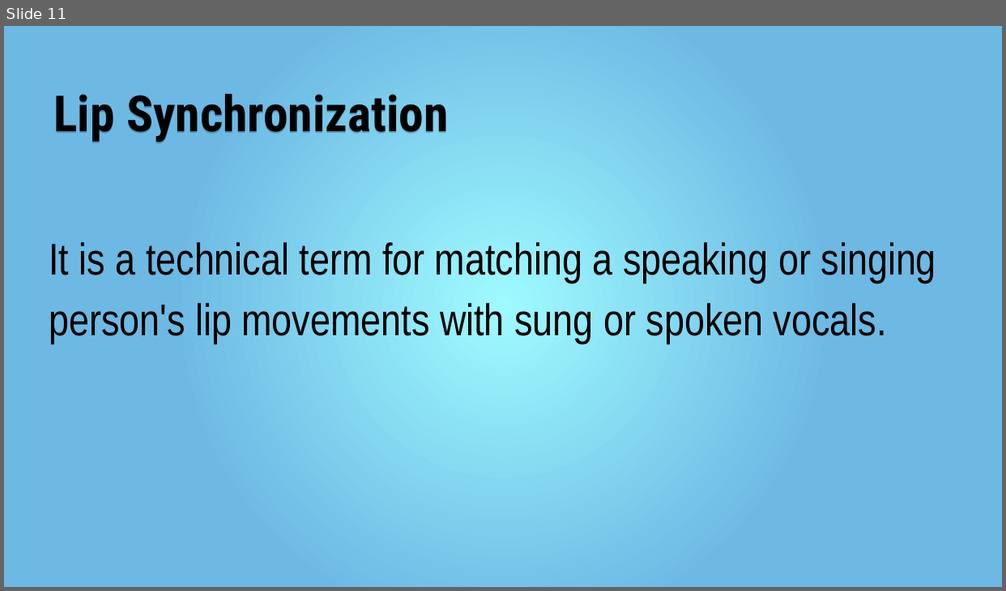
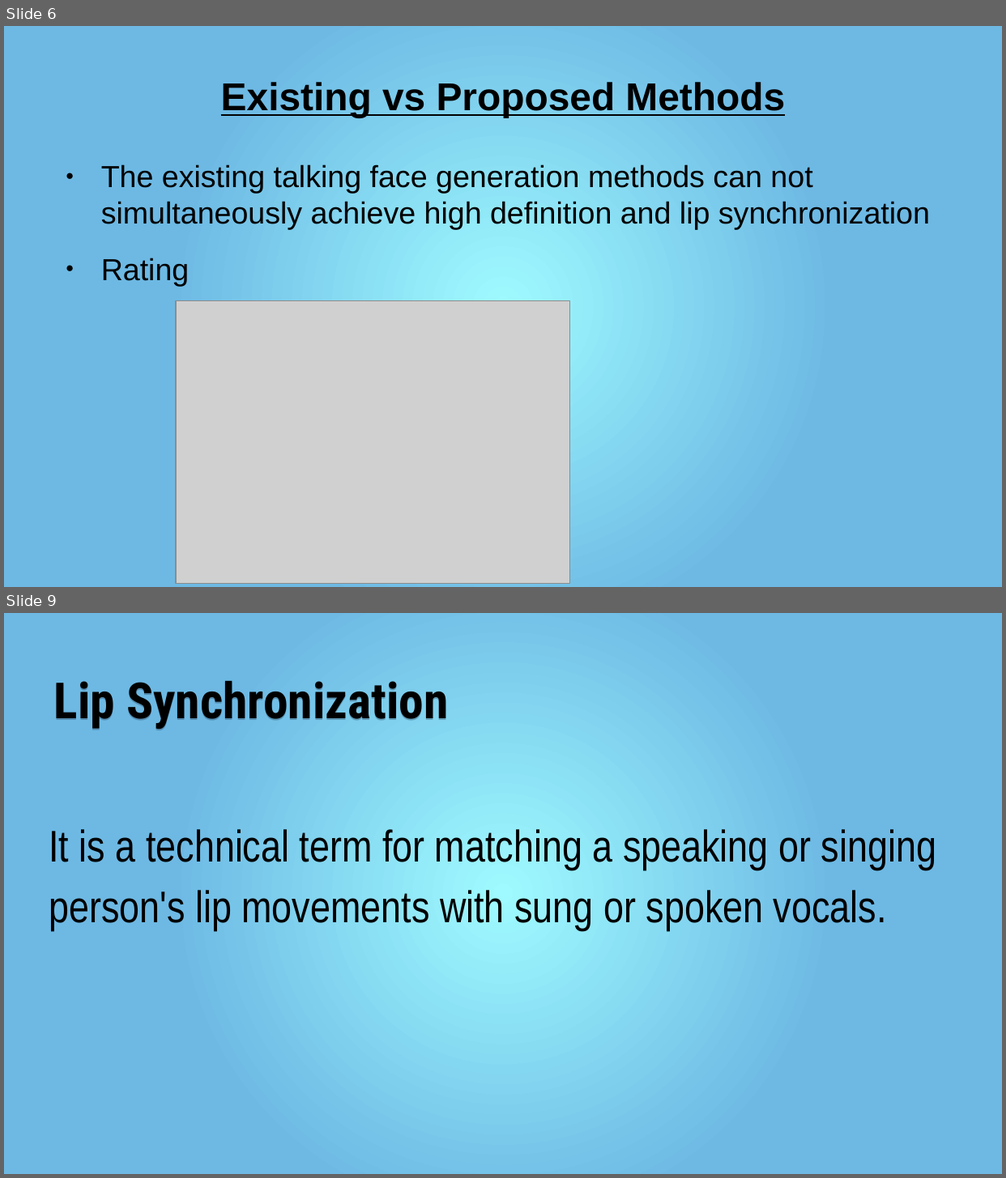
Before and after one commit to mr-speedster/seminar-presentation, a slide deck: Presentation.pptx. Shown one above the other, each under a label of ours: slide 11 before the commit, slides 6 and 9 after it; the slides between them are not shown. The pictures are 1006x591 and 1006x1178 pixels, drawn with LibreOffice and Linux fonts; fonts in the diff are those of the drawing; grey boxes stand for pictures. Boxes give left, top, right and bottom in pixels: in the first picture for what was removed or moved away, otherwise in the second. Text is boxed around its words. In the diff, an @@ line names an element or a change of style, - is before the commit and + after.

```diff
--- a/Presentation.pptx
+++ b/Presentation.pptx
@@ slide 6 added at [4,26,1002,587], background gradient #9FFAFF to #6DB9E4 @@
@@ text added at [221,82,785,118], 28 pt, text #000000, bold, underline @@
+Existing vs Proposed Methods
@@ text added at [101,165,930,286], 22 pt, text #000000 @@
+● The existing talking face generation methods can not simultaneously achieve high definition and lip synchronization
+● Rating
@@ picture added at [176,301,570,584] @@
@@ what was slide 11 is now slide 9 @@
```
Also in this commit, not shown: 8 slides changed, 8 other slides added, 4 slides removed, 4 other files.
